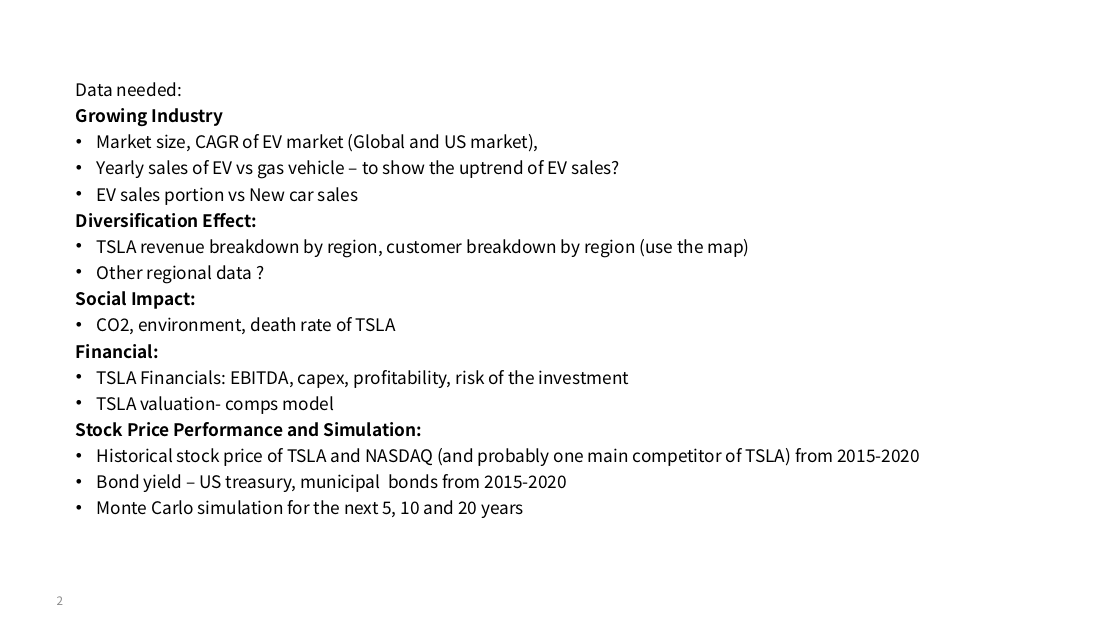
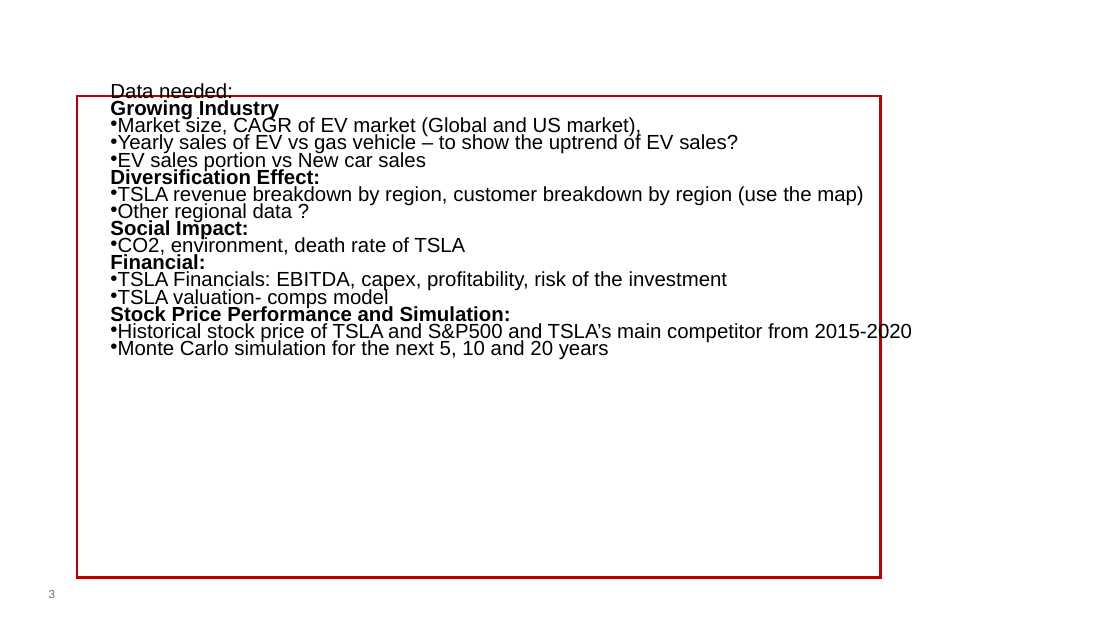
Before and after one commit to shonaqvi/Your-Next-Investment-, a slide deck: slide 3 of Slide_Template/TSLA deck.pptx (slide 2 before the commit). Drawn at 1120x630 pixels with LibreOffice and Linux fonts; fonts in the diff are those of the drawing; background and template pictures are left out. Boxes give left, top, right and bottom in pixels: in the first picture for what was removed or moved away, otherwise in the second. Text is boxed around its words. In the diff, an @@ line names an element or a change of style, - is before the commit and + after.

Commit message:
updated TSLA deck

```diff
--- a/Slide_Template/TSLA deck.pptx
+++ b/Slide_Template/TSLA deck.pptx
@@ text "Data needed:": place and size @@
-text "Data needed:" at box(76, 82, 920, 518)
+text "Data needed:" at box(110, 83, 913, 360)
@@ text at box(110, 83, 863, 360): size 14.8 to 17.5 pt, font Noto Sans CJK SC to Arial in "Data needed:", "Growing Industry", "Market size, CAGR of EV market (Global ...", "Yearly sales of EV vs gas vehicle ..." and 11 more places @@
@@ rectangle added at box(77, 96, 881, 577), outline #C00000 2.25 pt @@
@@ text at box(110, 320, 913, 343): text changed; size 14.8 to 17.5 pt; font Noto Sans CJK SC to Arial @@
-• Historical stock price of TSLA and NASDAQ (and probably one main competitor of TSLA) from 2015-2020
-• Bond yield – US treasury, municipal bonds from 2015-2020
+• Historical stock price of TSLA and S&P500 and TSLA’s main competitor from 2015-2020
@@ page number at box(49, 590, 55, 598): text changed; font Noto Sans CJK SC to Arial; text colour #8C8C8C to #767171 @@
-2
+3
```
Also in this commit, not shown: 2 other slides changed, 9 slides added, 6 slides removed, 8 other files.
